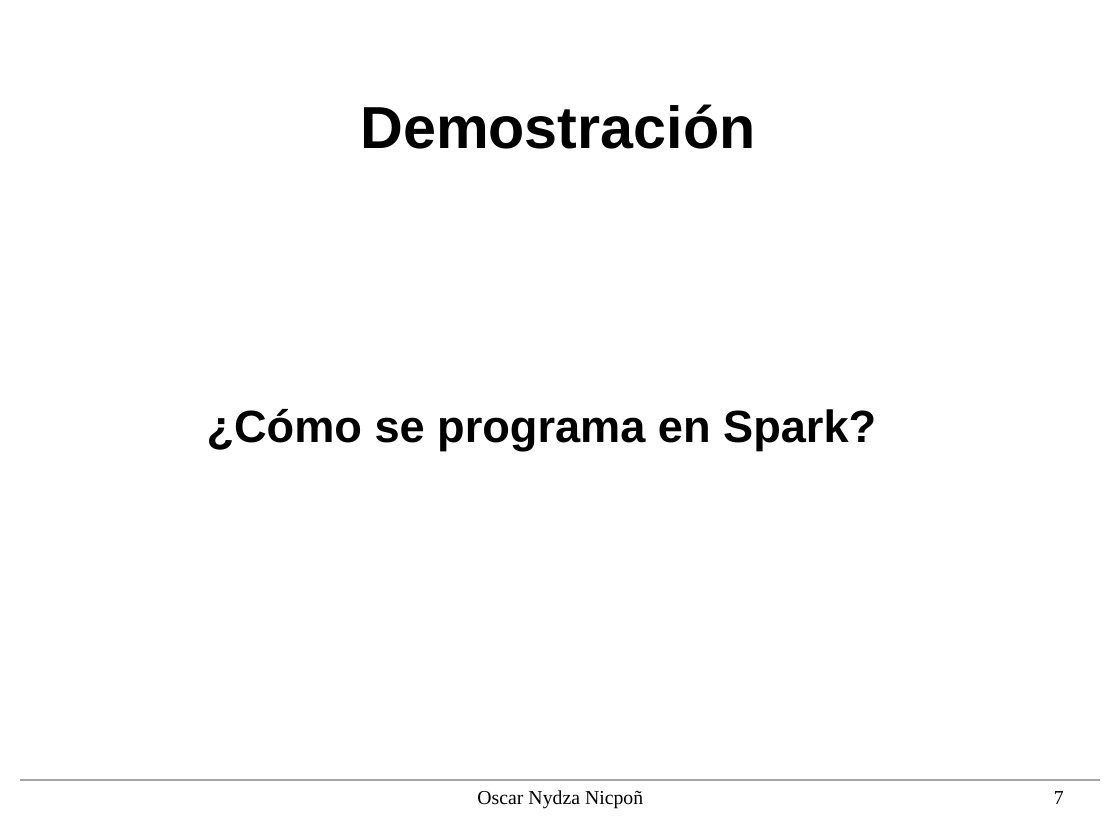
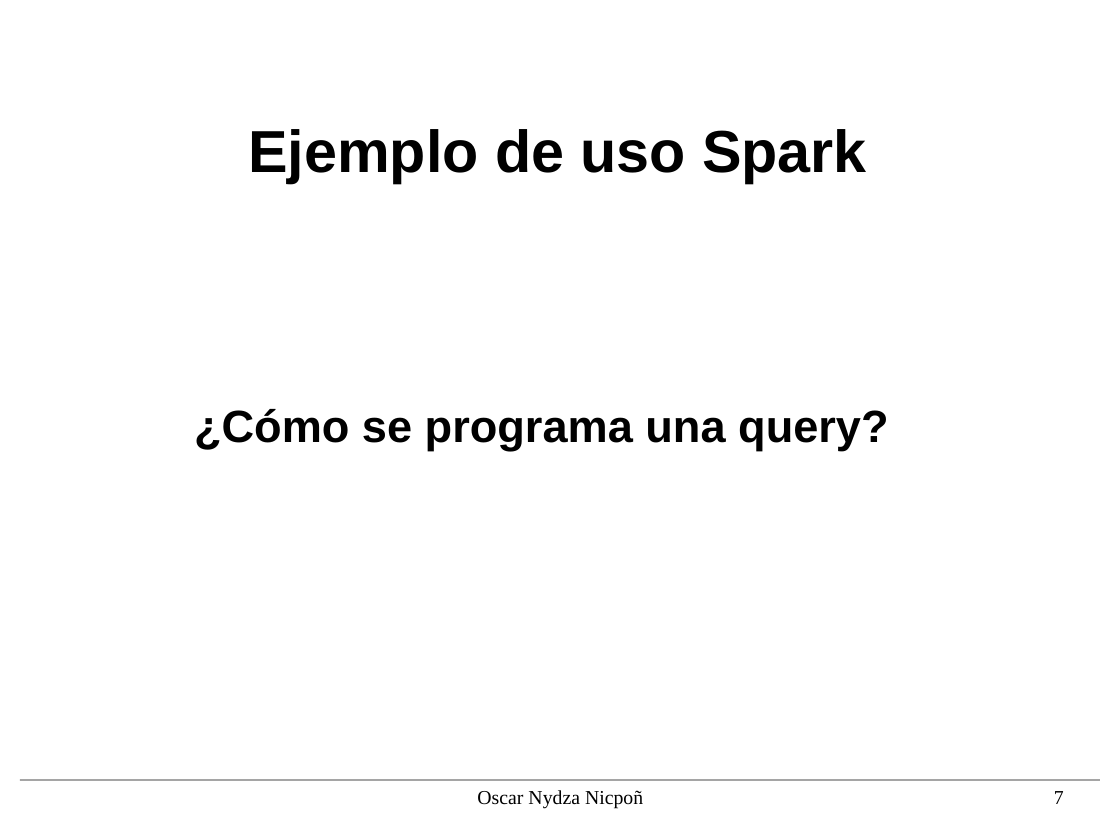
Before and after one commit to nipsn/Spark-TFG, a slide deck: slide 7 of presentacion/diapos.odp. Drawn at 1120x840 pixels with LibreOffice and Linux fonts; fonts in the diff are those of the drawing; background and template pictures are left out. Boxes give left, top, right and bottom in pixels: in the first picture for what was removed or moved away, otherwise in the second. Text is boxed around its words. In the diff, an @@ line names an element or a change of style, - is before the commit and + after.

```diff
--- a/presentacion/diapos.odp
+++ b/presentacion/diapos.odp
@@ title removed at (x1=360, y1=104, x2=755, y2=149) @@
-Demostración
@@ title added at (x1=248, y1=129, x2=867, y2=183), 42 pt, text #000000, bold @@
+Ejemplo de uso Spark
@@ title at (x1=194, y1=409, x2=888, y2=451): text changed @@
-¿Cómo se programa en Spark?
+¿Cómo se programa una query?
```
Also in this commit, not shown: 18 other slides changed, 5 slides removed, 1 other file.
